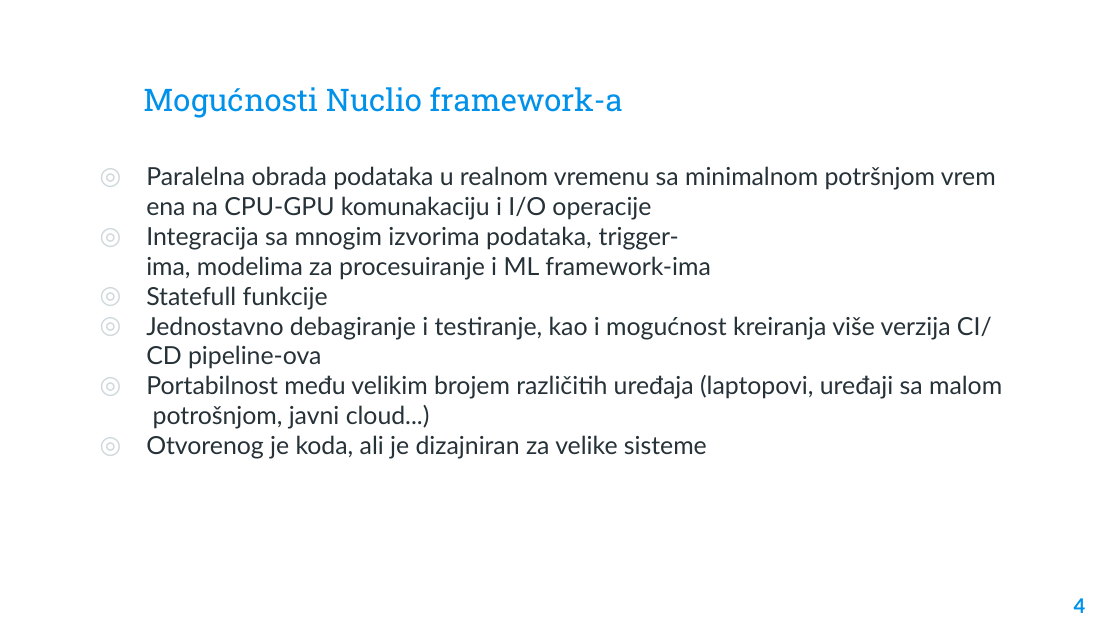
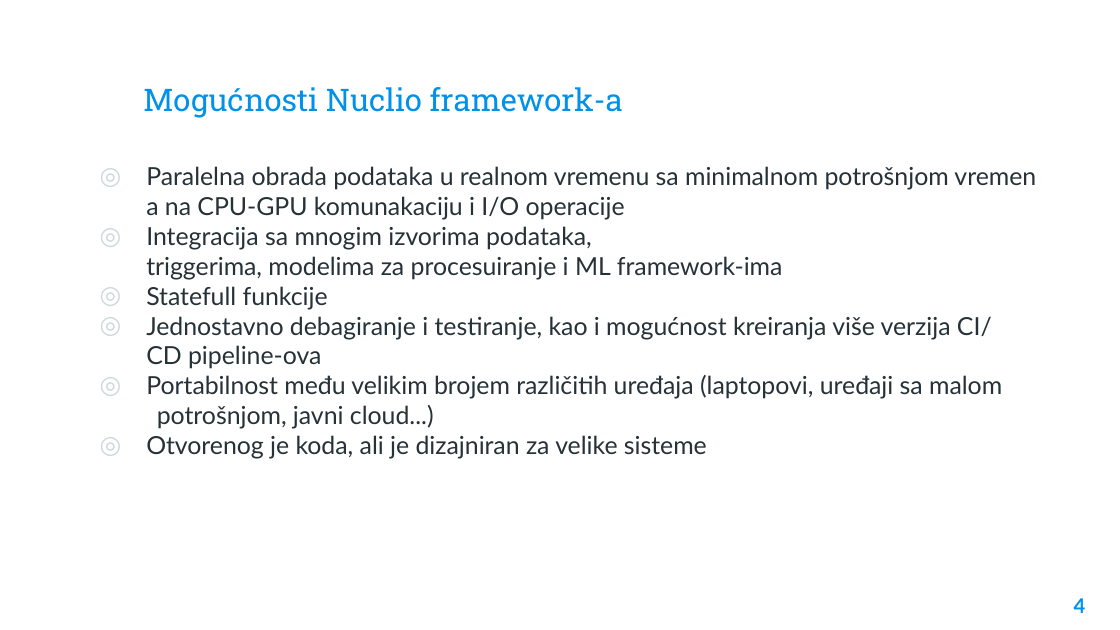
Before and after one commit to lazarm999/soa, a slide deck: slide 4 of Seminarski/Nuclio.pptx. Drawn at 1120x630 pixels with LibreOffice and Linux fonts; fonts in the diff are those of the drawing; background and template pictures are left out. Boxes give left, top, right and bottom in pixels: in the first picture for what was removed or moved away, otherwise in the second. Text is boxed around its words. In the diff, an @@ line names an element or a change of style, - is before the commit and + after.

```diff
--- a/Seminarski/Nuclio.pptx
+++ b/Seminarski/Nuclio.pptx
@@ text at <box>146,166,949,280</box>: text changed @@
-◎ Paralelna obrada podataka u realnom vremenu sa minimalnom potršnjom vremena na CPU-GPU komunakaciju i I/O operacije
-◎ Integracija sa mnogim izvorima podataka, trigger-ima, modelima za procesuiranje i ML framework-ima
+◎ Paralelna obrada podataka u realnom vremenu sa minimalnom potrošnjom vremena na CPU-GPU komunakaciju i I/O operacije
+◎ Integracija sa mnogim izvorima podataka, triggerima, modelima za procesuiranje i ML framework-ima
@@ text at <box>146,375,1002,429</box>: text changed @@
-◎ Portabilnost među velikim brojem različitih uređaja (laptopovi, uređaji sa malom potrošnjom, javni cloud...)
+◎ Portabilnost među velikim brojem različitih uređaja (laptopovi, uređaji sa malom
+potrošnjom, javni cloud...)
```
Also in this commit, not shown: 4 other slides changed.
